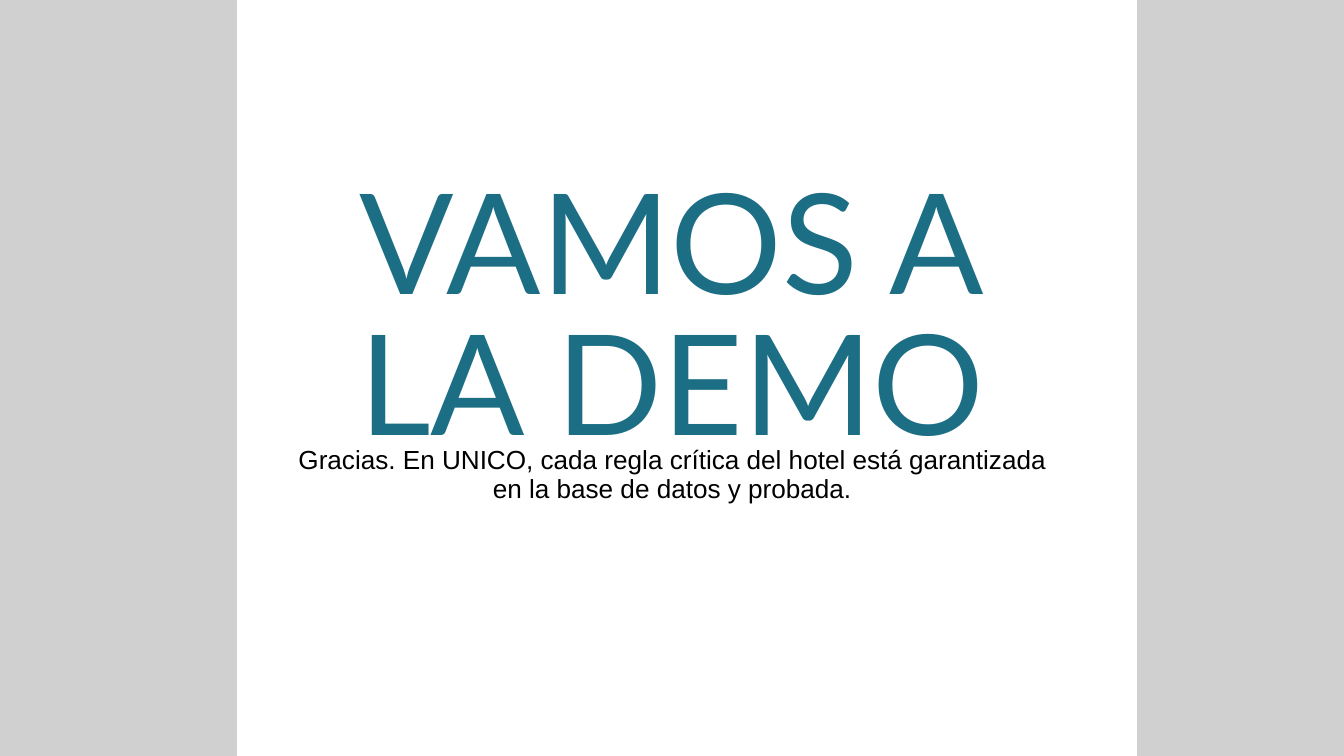
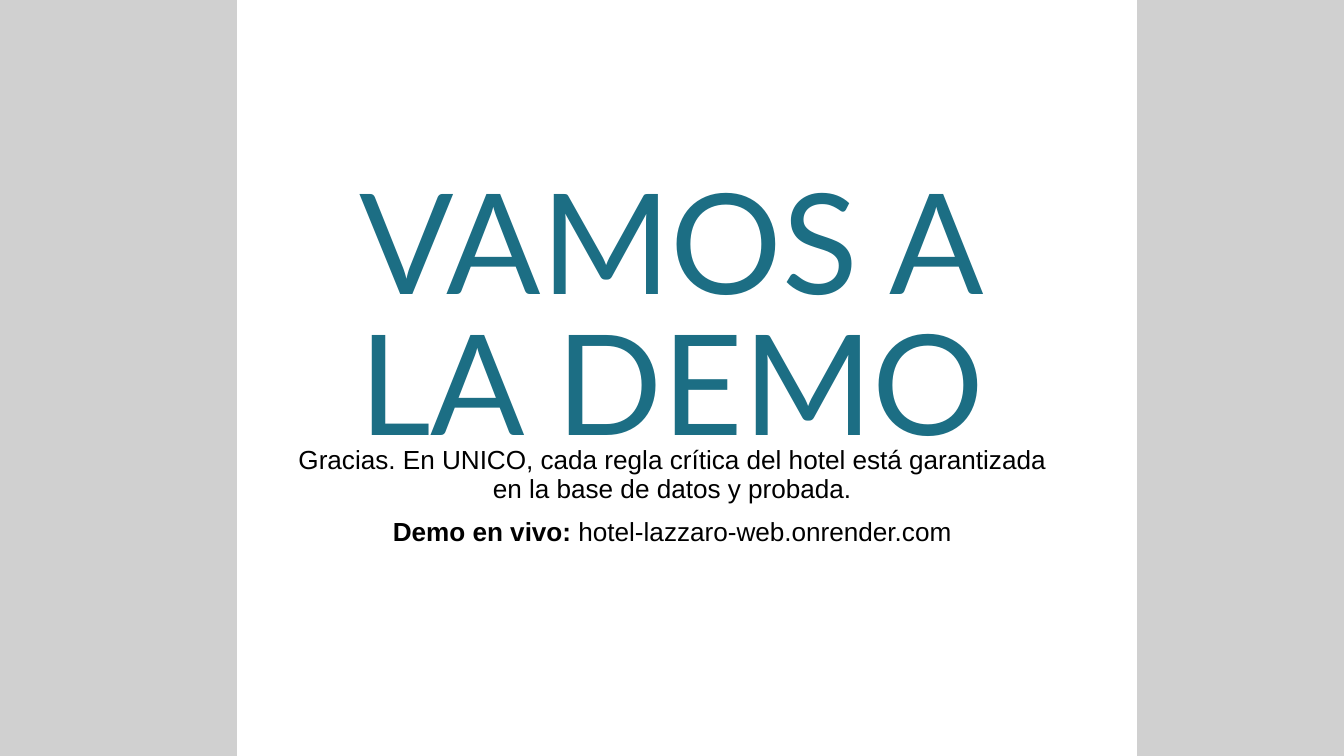
Before and after one commit to Felipe-espitia28/Mvp_Hotel_Lazzaro, a slide deck: slide 14 of docs/presentacion/UNICO_Lo_nuevo.pptx. Drawn at 1344x756 pixels with LibreOffice and Linux fonts; fonts in the diff are those of the drawing; grey boxes stand for pictures. Boxes give left, top, right and bottom in pixels: in the first picture for what was removed or moved away, otherwise in the second. Text is boxed around its words. In the diff, an @@ line names an element or a change of style, - is before the commit and + after.

```diff
--- a/docs/presentacion/UNICO_Lo_nuevo.pptx
+++ b/docs/presentacion/UNICO_Lo_nuevo.pptx
@@ text at bbox=[393, 522, 951, 542]: paragraph added @@
+Demo en vivo: hotel-lazzaro-web.onrender.com
```
Also in this commit, not shown: 2 other files.
